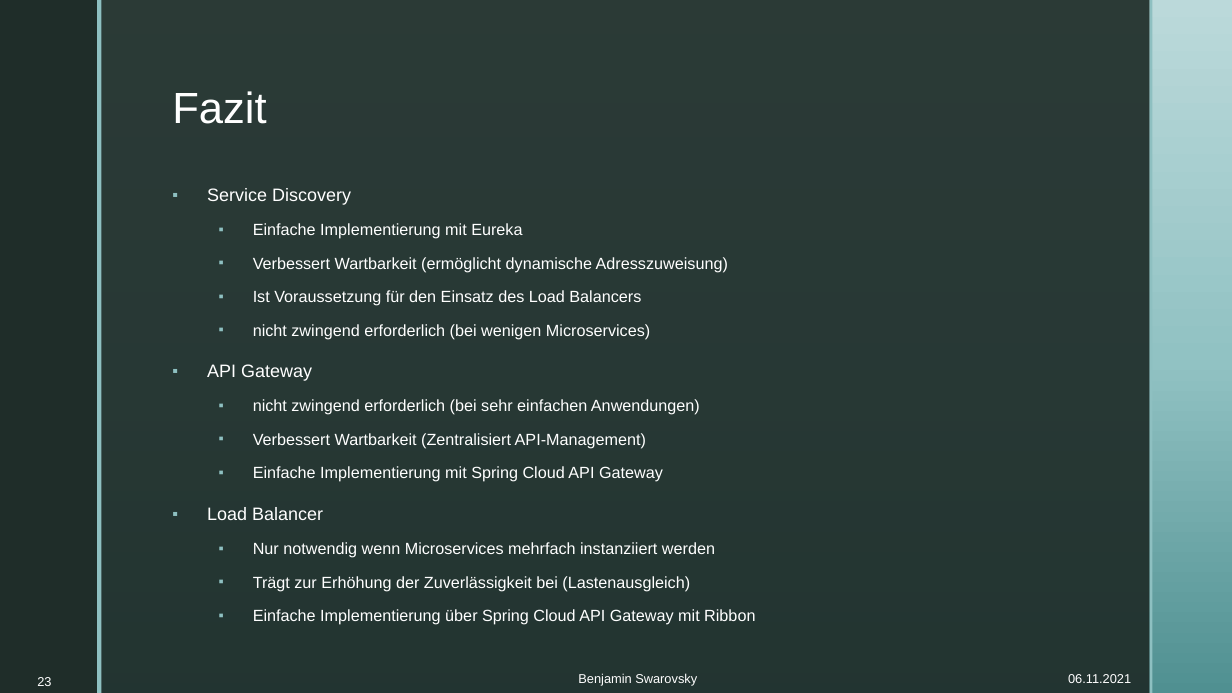
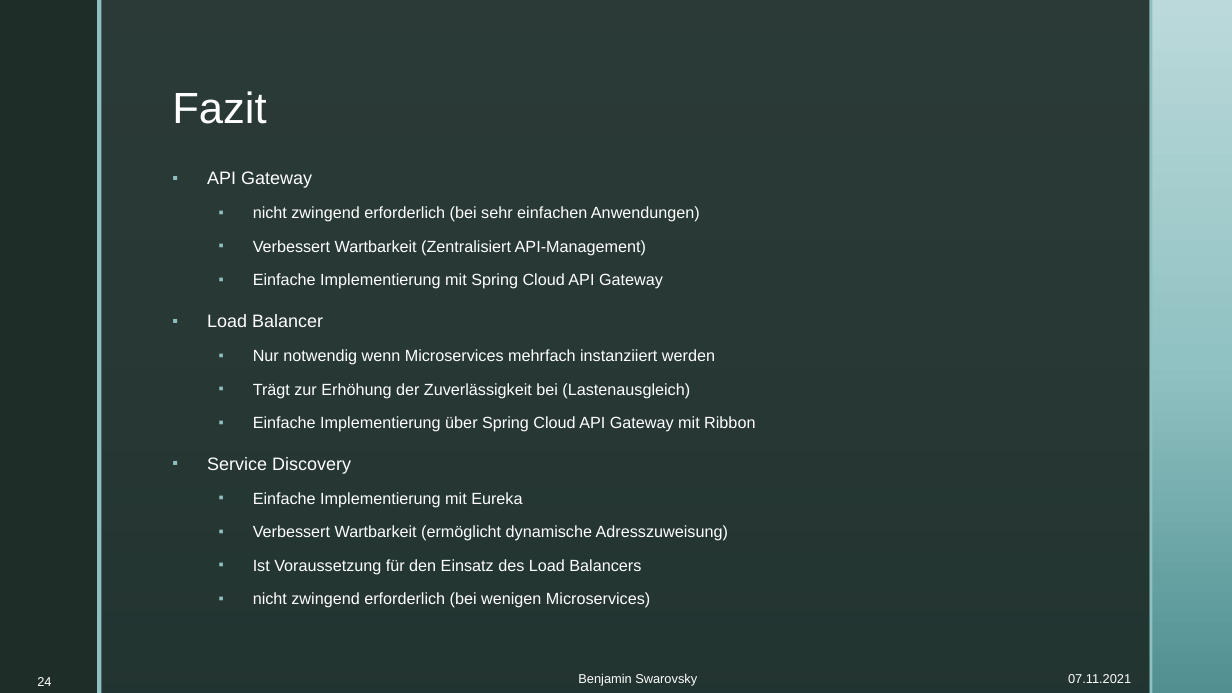
Before and after one commit to BenjaminS01/Abschluss, a slide deck: slide 24 of Vortrag.pptx (slide 23 before the commit). Drawn at 1232x693 pixels with LibreOffice and Linux fonts; fonts in the diff are those of the drawing; background and template pictures are left out. Boxes give left, top, right and bottom in pixels: in the first picture for what was removed or moved away, otherwise in the second. Text is boxed around its words. In the diff, an @@ line names an element or a change of style, - is before the commit and + after.

```diff
--- a/Vortrag.pptx
+++ b/Vortrag.pptx
@@ text at <box>253,223,728,340</box>: paragraphs removed @@
-▪ Service Discovery
-  ▪ Einfache Implementierung mit Eureka
-  ▪ Verbessert Wartbarkeit (ermöglicht dynamische Adresszuweisung)
-  ▪ Ist Voraussetzung für den Einsatz des Load Balancers
-  ▪ nicht zwingend erforderlich (bei wenigen Microservices)
@@ text at <box>207,457,728,608</box>: paragraphs added @@
+▪ Service Discovery
+  ▪ Einfache Implementierung mit Eureka
+  ▪ Verbessert Wartbarkeit (ermöglicht dynamische Adresszuweisung)
+  ▪ Ist Voraussetzung für den Einsatz des Load Balancers
+  ▪ nicht zwingend erforderlich (bei wenigen Microservices)
@@ page number at <box>37,677,51,686</box>: text changed @@
-23
+24
@@ text at <box>1068,674,1131,683</box>: text changed @@
-06.11.2021
+07.11.2021
```
Also in this commit, not shown: 26 other slides changed, 1 slide added, 1 other file.
